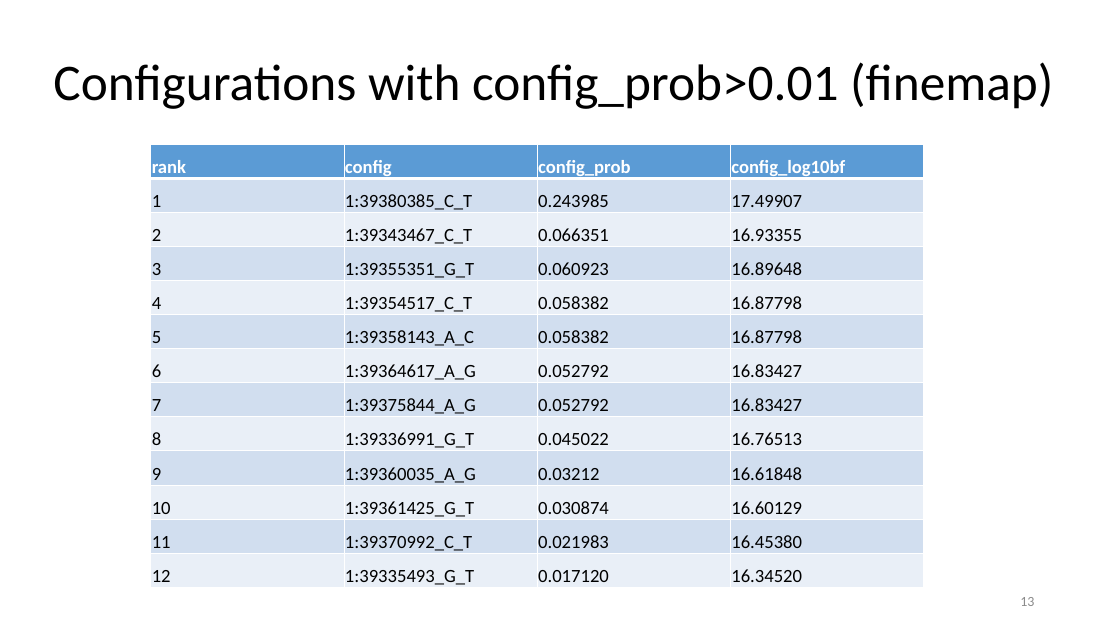
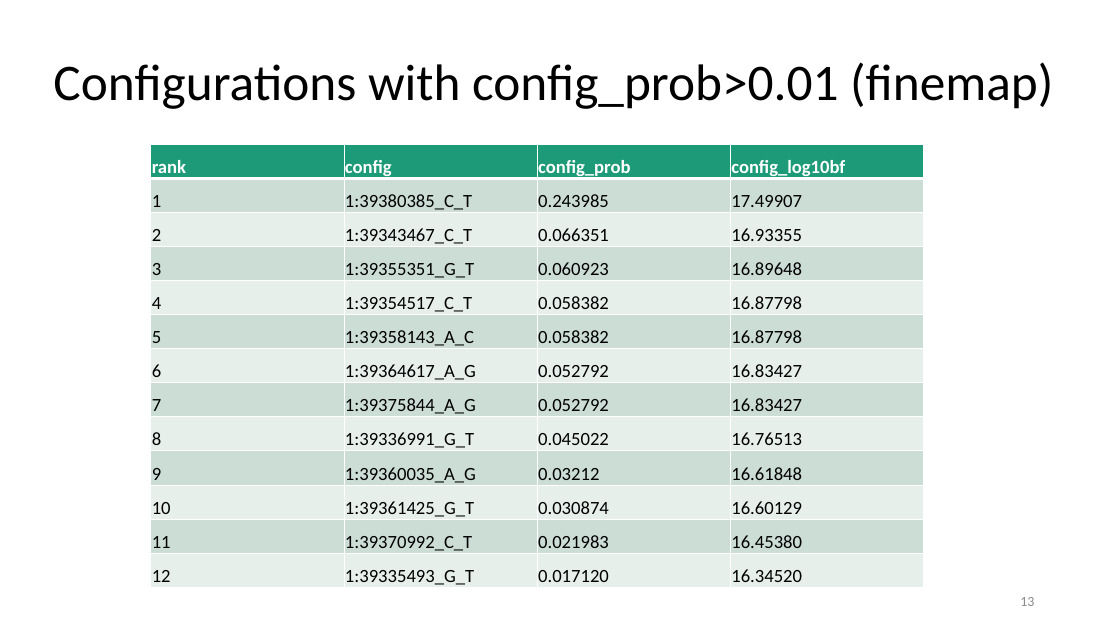
Before and after one commit to jinghuazhao/FM-pipeline, a slide deck: slide 13 of README.pptx. Drawn at 1120x630 pixels with LibreOffice and Linux fonts; fonts in the diff are those of the drawing. Boxes give left, top, right and bottom in pixels: in the first picture for what was removed or moved away, otherwise in the second. Text is boxed around its words. In the diff, an @@ line names an element or a change of style, - is before the commit and + after.

```diff
--- a/README.pptx
+++ b/README.pptx
@@ table at (x1=151, y1=145, x2=924, y2=589) @@
@@ fill #5B9BD5 to #1D9A78 in row 1 @@
@@ fill #D2DEEF to #CDDED6 in 24 cells @@
@@ fill #EAEFF7 to #E8EFEC in 24 cells @@
```
Also in this commit, not shown: 7 other slides changed.
